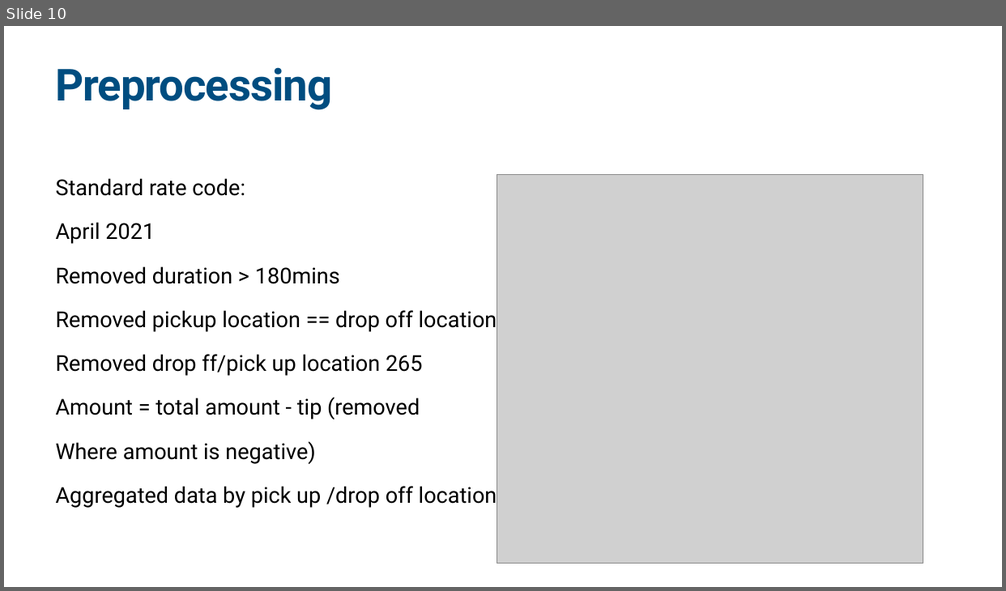
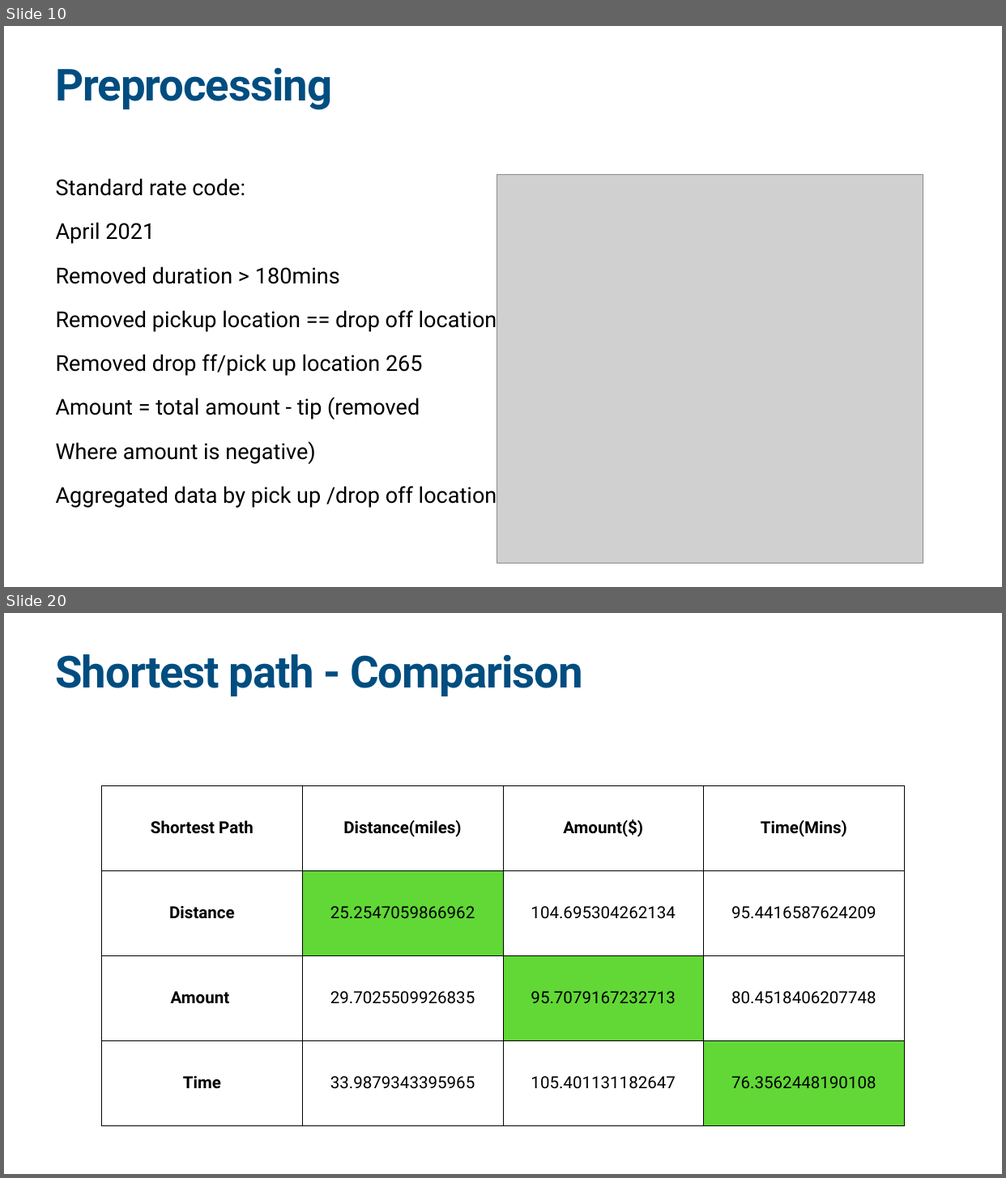
Before and after one commit to sfong8/networkX, a slide deck: Network_shareSession.pptx. Shown one above the other, each under a label of ours: slide 10 before the commit, slides 10 and 20 after it; the slides between them are not shown. The pictures are 1006x591 and 1006x1178 pixels, drawn with LibreOffice and Linux fonts; fonts in the diff are those of the drawing; grey boxes stand for pictures. Boxes give left, top, right and bottom in pixels: in the first picture for what was removed or moved away, otherwise in the second. Text is boxed around its words. In the diff, an @@ line names an element or a change of style, - is before the commit and + after.

```diff
--- a/Network_shareSession.pptx
+++ b/Network_shareSession.pptx
@@ slide 20 added at (x1=4, y1=613, x2=1002, y2=1174), background #FFFFFF @@
@@ title added at (x1=56, y1=654, x2=583, y2=696), 85 pt, text #004D80, bold @@
+Shortest path - Comparison
@@ table added at (x1=102, y1=786, x2=904, y2=1127), 4 rows, 4 columns @@
+Shortest Path | Distance(miles) | Amount($) | Time(Mins)
+Distance | 25.2547059866962 | 104.695304262134 | 95.4416587624209
+Amount | 29.7025509926835 | 95.7079167232713 | 80.4518406207748
+Time | 33.9879343395965 | 105.401131182647 | 76.3562448190108
```
Also in this commit, not shown: 3 slides changed, 10 other slides added, 4 slides removed, 9 other files.
